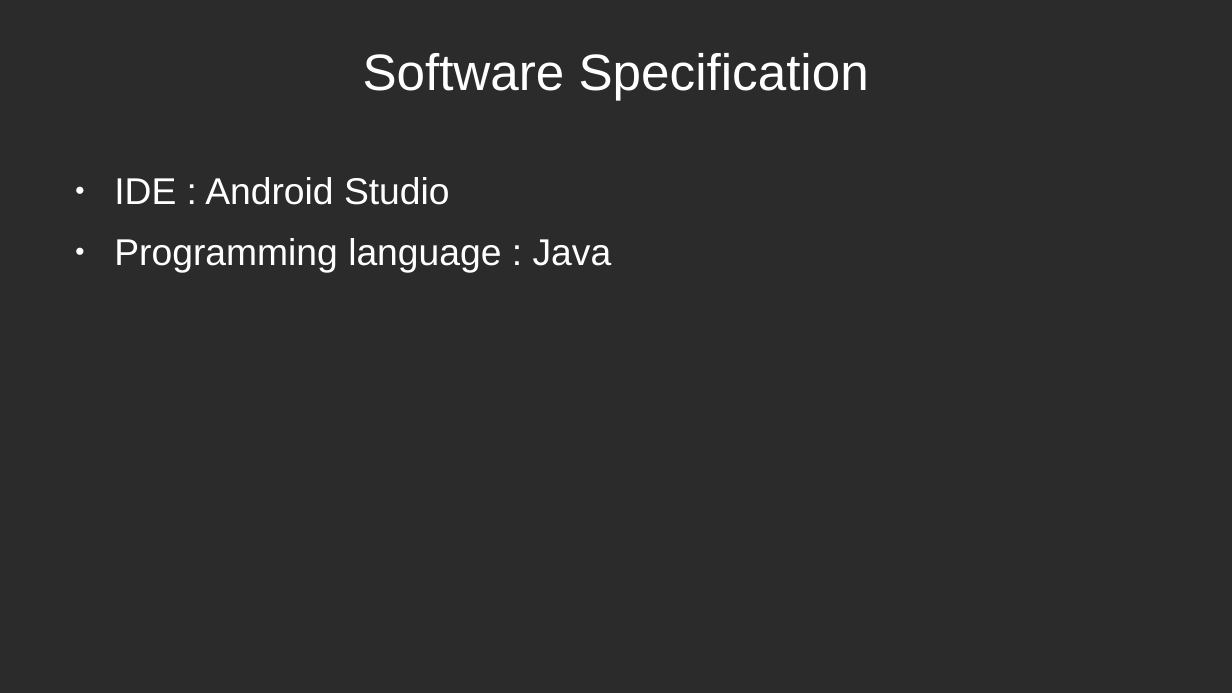
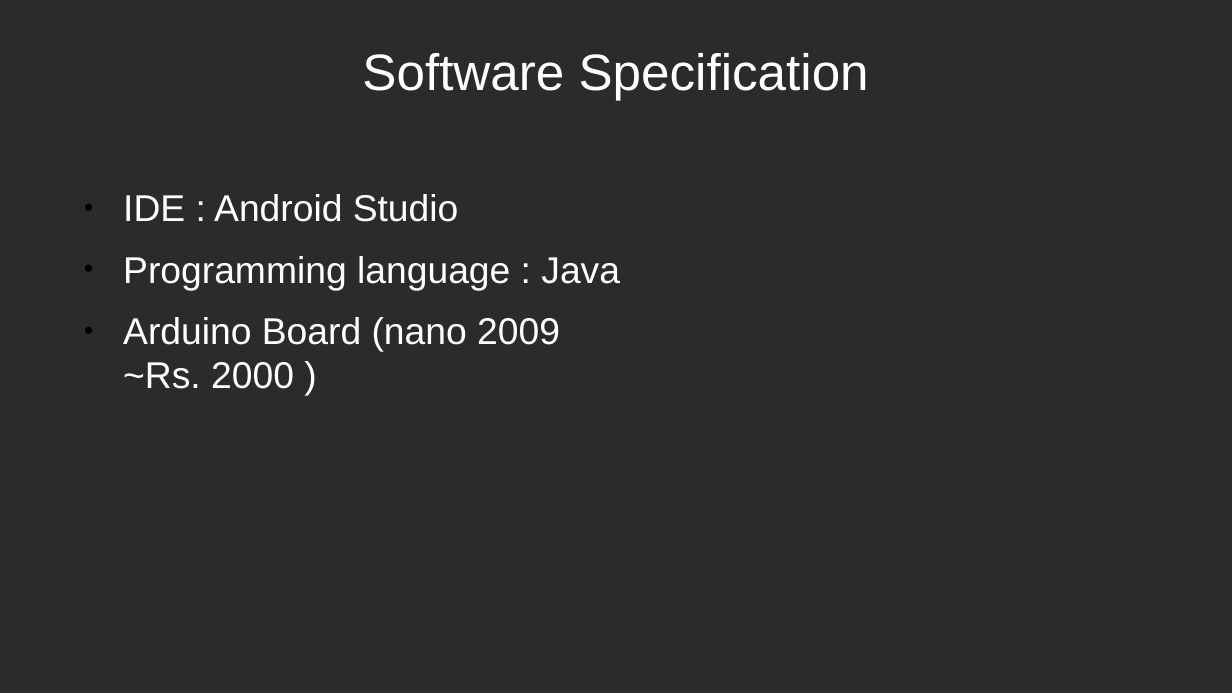
Before and after one commit to cekallooppara/cis-cek-hack, a slide deck: slide 9 of disturbance/gitHackathon.pptx (slide 5 before the commit). Drawn at 1232x693 pixels with LibreOffice and Linux fonts; fonts in the diff are those of the drawing; background and template pictures are left out; a plain dark background stands for a picture behind light text. Boxes give left, top, right and bottom in pixels: in the first picture for what was removed or moved away, otherwise in the second. Text is boxed around its words. In the diff, an @@ line names an element or a change of style, - is before the commit and + after.

```diff
--- a/disturbance/gitHackathon.pptx
+++ b/disturbance/gitHackathon.pptx
@@ text "IDE : Android Studio": place and size @@
-text "IDE : Android Studio" at (114,177,612,273)
+text "IDE : Android Studio" at (123,194,620,389)
@@ text at (123,194,620,290): bullet colour #FFFFFF to #000000 @@
@@ text at (123,317,560,389): paragraph added @@
+● Arduino Board (nano 2009 ~Rs. 2000 )
```
Also in this commit, not shown: 3 other slides changed, 4 slides added, 6 other files.
